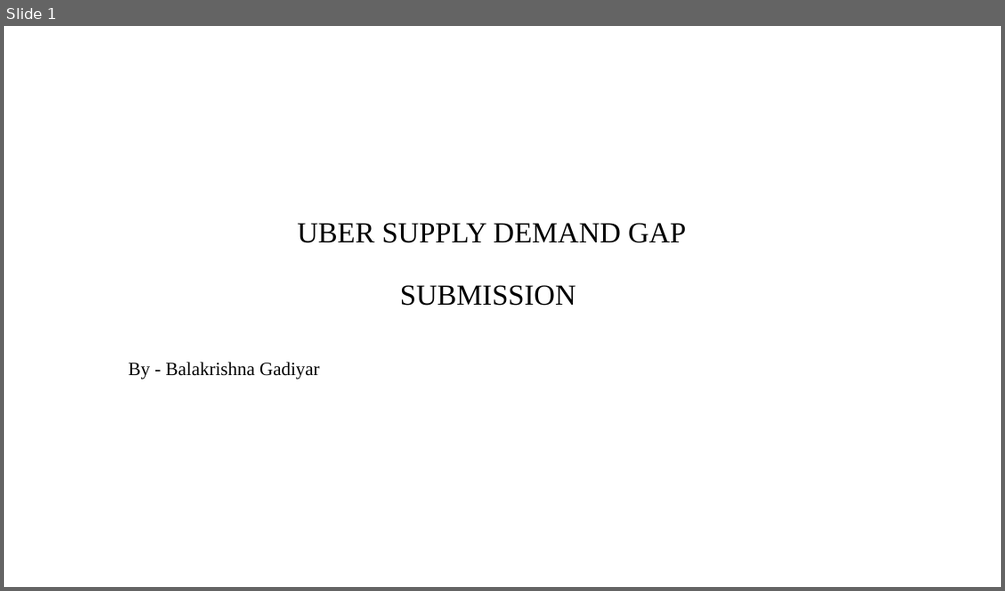
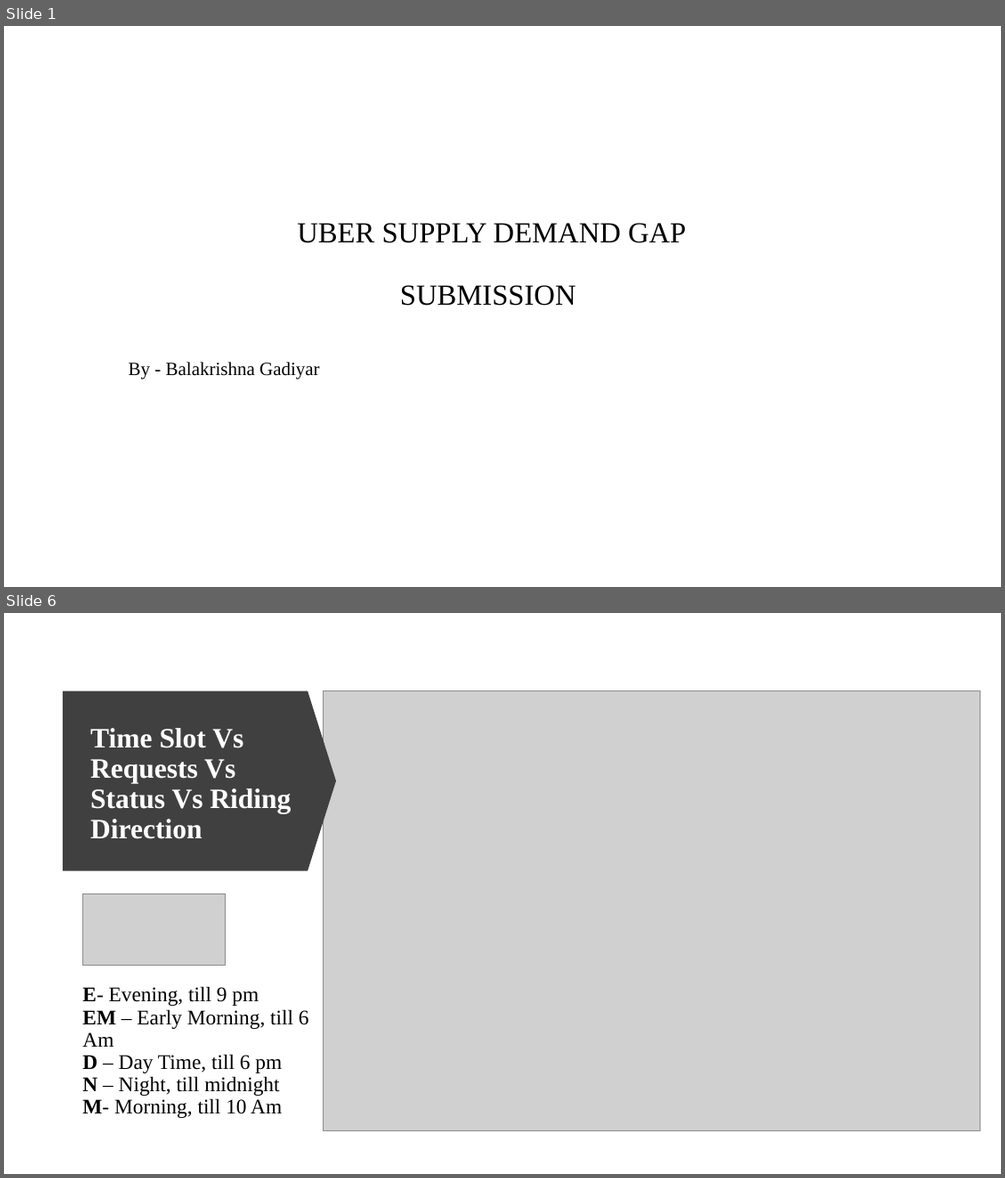
Before and after one commit to gladiatorlearns/PGDDS, a slide deck: Statistics and Exploratory Data Analytics/Uber Assignment/Uber Supply Demand Gap.pptx. Shown one above the other, each under a label of ours: slide 1 before the commit, slides 1 and 6 after it; the slides between them are not shown. The pictures are 1005x591 and 1005x1178 pixels, drawn with LibreOffice and Linux fonts; fonts in the diff are those of the drawing; grey boxes stand for pictures; background and template pictures are left out. Boxes give left, top, right and bottom in pixels: in the first picture for what was removed or moved away, otherwise in the second. Text is boxed around its words. In the diff, an @@ line names an element or a change of style, - is before the commit and + after.

```diff
--- a/Statistics and Exploratory Data Analytics/Uber Assignment/Uber Supply Demand Gap.pptx
+++ b/Statistics and Exploratory Data Analytics/Uber Assignment/Uber Supply Demand Gap.pptx
@@ slide 6 added at (x1=4, y1=613, x2=1001, y2=1174), background #FFFFFF @@
@@ down arrow added at (x1=63, y1=691, x2=336, y2=871), fill #404040 @@
@@ picture added at (x1=323, y1=690, x2=980, y2=1130) @@
@@ title added at (x1=90, y1=728, x2=291, y2=839), 27 pt, text #FFFFFF, bold @@
+Time Slot Vs Requests Vs Status Vs Riding Direction
@@ picture added at (x1=83, y1=893, x2=226, y2=965) @@
@@ text added at (x1=82, y1=986, x2=309, y2=1118), 20 pt, text #000000 @@
+E- Evening, till 9 pm
+EM – Early Morning, till 6 Am
+D – Day Time, till 6 pm
+N – Night, till midnight
+M- Morning, till 10 Am
```
Also in this commit, not shown: 6 other slides added, 9 slides removed, 4 other files.
